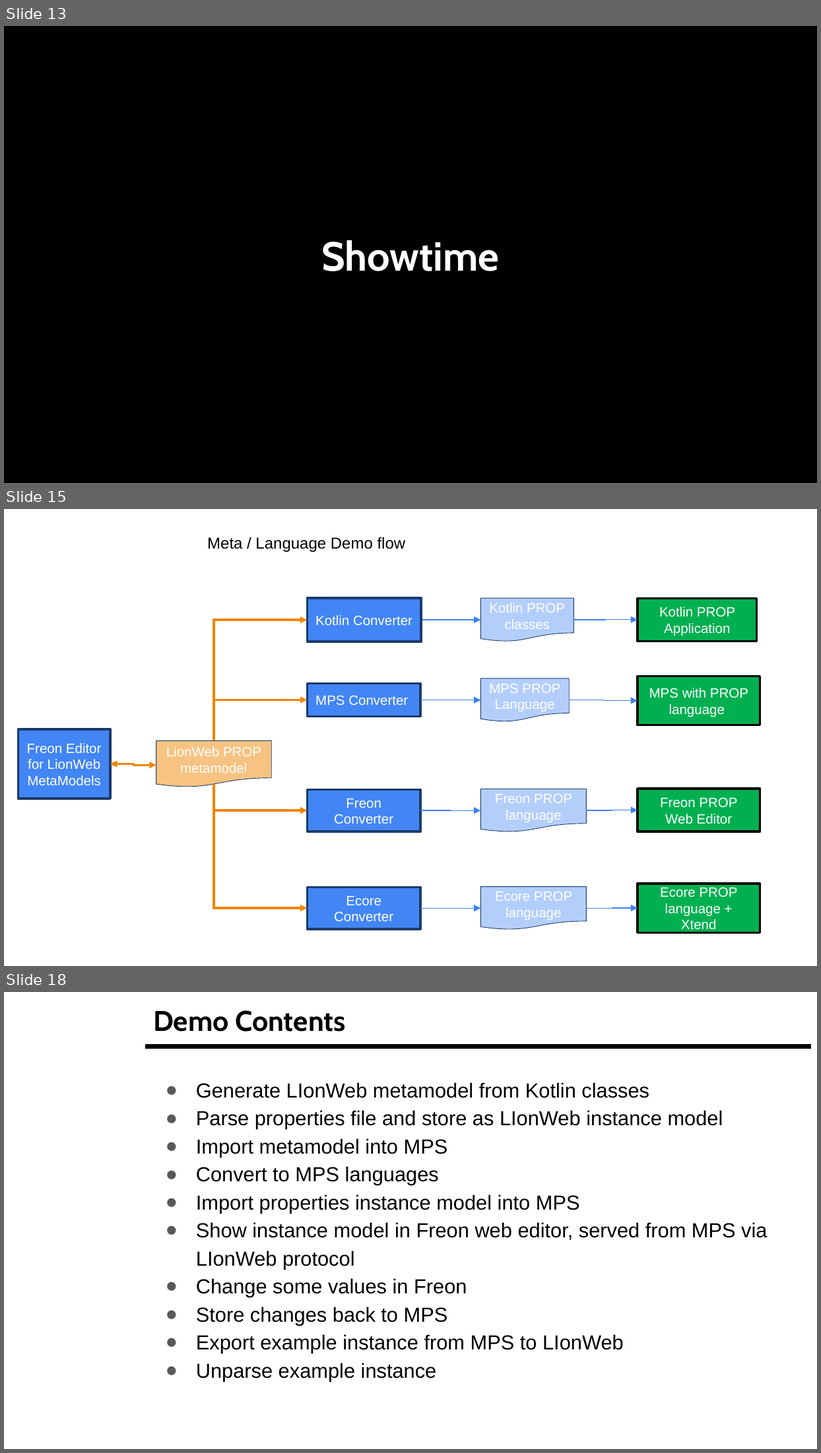
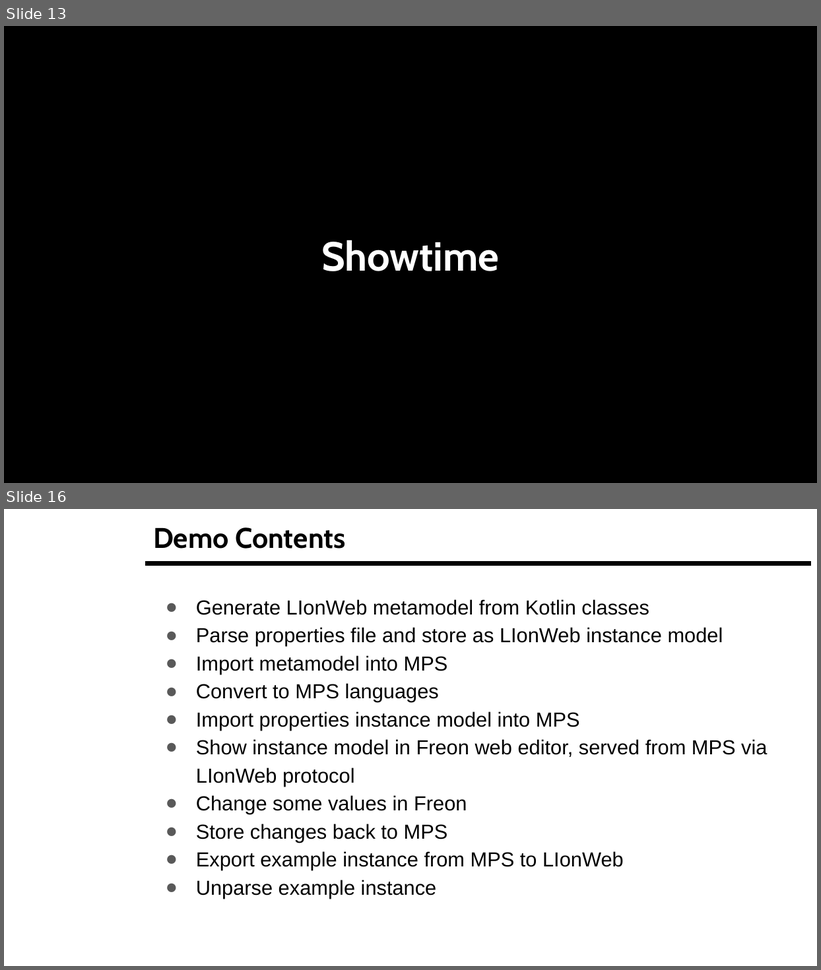
Before and after one commit to LionWeb-io/specification, a slide deck: resources/LangDev Talk.pptx. Shown one above the other, each under a label of ours: slides 13, 15 and 18 before the commit, slides 13 and 16 after it; the slides between them are not shown. The pictures are 821x1453 and 821x970 pixels, drawn with LibreOffice and Linux fonts; fonts in the diff are those of the drawing; background and template pictures are left out. Boxes give left, top, right and bottom in pixels: in the first picture for what was removed or moved away, otherwise in the second. Text is boxed around its words. In the diff, an @@ line names an element or a change of style, - is before the commit and + after.

```diff
--- a/resources/LangDev Talk.pptx
+++ b/resources/LangDev Talk.pptx
@@ slide 15 removed at [4,509,817,966], background #FFFFFF @@
@@ text removed at [207,537,406,552] @@
-Meta / Language Demo flow
@@ rectangle removed at [308,599,421,642] @@
-Kotlin Converter
@@ flow chart document removed at [481,599,573,642] @@
-Kotlin PROP
-classes
@@ rectangle removed at [638,599,757,642] @@
-Kotlin PROP Application
@@ elbow arrow removed from (214, 741) to (308, 620) @@
@@ elbow arrow removed from (421, 620) to (481, 620) @@
@@ elbow arrow removed from (574, 620) to (638, 620) @@
@@ rectangle removed at [308,684,421,717] @@
-MPS Converter
@@ flow chart document removed at [481,679,569,722] @@
-MPS PROP Language
@@ rectangle removed at [638,677,760,725] @@
-MPS with PROP language
@@ elbow arrow removed from (214, 741) to (308, 700) @@
@@ elbow arrow removed from (420, 700) to (481, 700) @@
@@ elbow arrow removed from (569, 700) to (638, 701) @@
@@ rectangle removed at [18,729,110,799] @@
-Freon Editor for LionWeb MetaModels
@@ flow chart document removed at [156,741,271,787] @@
-LionWeb PROP metamodel
@@ elbow double arrow removed from (110, 764) to (156, 765) @@
@@ elbow arrow removed from (214, 785) to (308, 811) @@
@@ elbow arrow removed from (214, 785) to (308, 908) @@
@@ rectangle removed at [308,789,421,832] @@
-Freon Converter
@@ flow chart document removed at [481,789,586,832] @@
-Freon PROP language
@@ rectangle removed at [638,789,760,832] @@
-Freon PROP Web Editor
@@ elbow arrow removed from (420, 811) to (481, 811) @@
@@ elbow arrow removed from (586, 811) to (638, 811) @@
@@ rectangle removed at [638,884,760,933] @@
-Ecore PROP language + Xtend
@@ rectangle removed at [308,887,421,929] @@
-Ecore Converter
@@ flow chart document removed at [481,887,586,930] @@
-Ecore PROP language
@@ elbow arrow removed from (420, 908) to (481, 908) @@
@@ elbow arrow removed from (586, 908) to (638, 908) @@
@@ what was slide 18 is now slide 16 @@
```
Also in this commit, not shown: 6 slides changed, 2 other slides removed.
